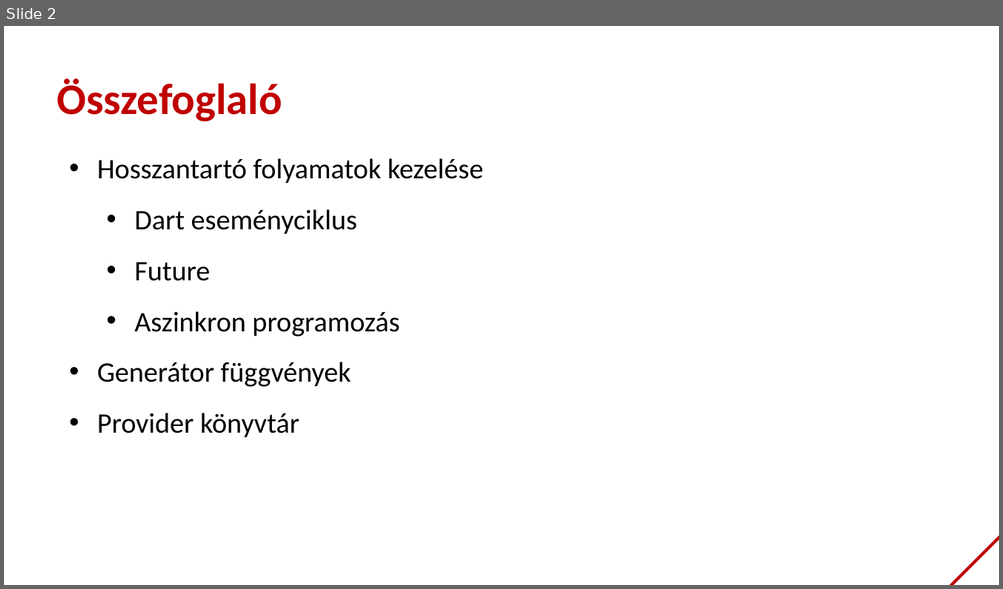
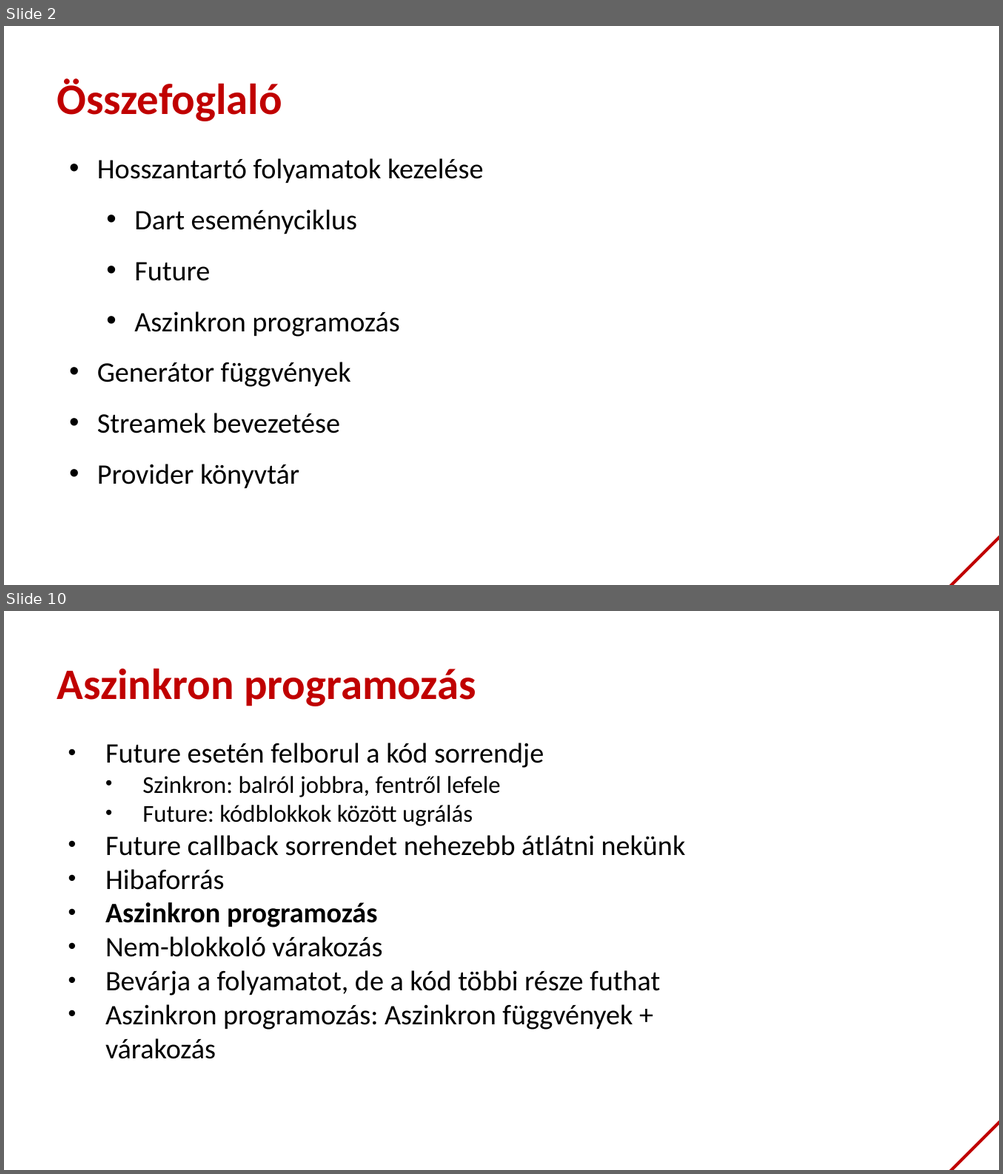
Before and after one commit to bmeaut/VIAUAV45, a slide deck: extras/lecture_05_2021.pptx. Shown one above the other, each under a label of ours: slide 2 before the commit, slides 2 and 10 after it; the slides between them are not shown. The pictures are 1003x589 and 1003x1174 pixels, drawn with LibreOffice and Linux fonts; fonts in the diff are those of the drawing; background and template pictures are left out. Boxes give left, top, right and bottom in pixels: in the first picture for what was removed or moved away, otherwise in the second. Text is boxed around its words. In the diff, an @@ line names an element or a change of style, - is before the commit and + after.

```diff
--- a/extras/lecture_05_2021.pptx
+++ b/extras/lecture_05_2021.pptx
@@ slide 10 added at [4, 611, 999, 1170], background #FFFFFF; not listed: 1 template element that a slide beside it also shows @@
@@ text added at [57, 668, 476, 706], 42 pt, text #C00000, bold @@
+Aszinkron programozás
@@ text added at [105, 743, 686, 1059], 27.3 pt, text #000000 @@
+• Future esetén felborul a kód sorrendje
+  • Szinkron: balról jobbra, fentről lefele
+  • Future: kódblokkok között ugrálás
+• Future callback sorrendet nehezebb átlátni nekünk
+• Hibaforrás
+• Aszinkron programozás
+• Nem-blokkoló várakozás
+• Bevárja a folyamatot, de a kód többi része futhat
+• Aszinkron programozás: Aszinkron függvények + várakozás
@@ slide 2 changed as well @@
@@ text at [97, 413, 340, 434]: paragraph added @@
+• Streamek bevezetése
```
Also in this commit, not shown: 6 other slides changed, 30 other slides added, 7 slides removed.
